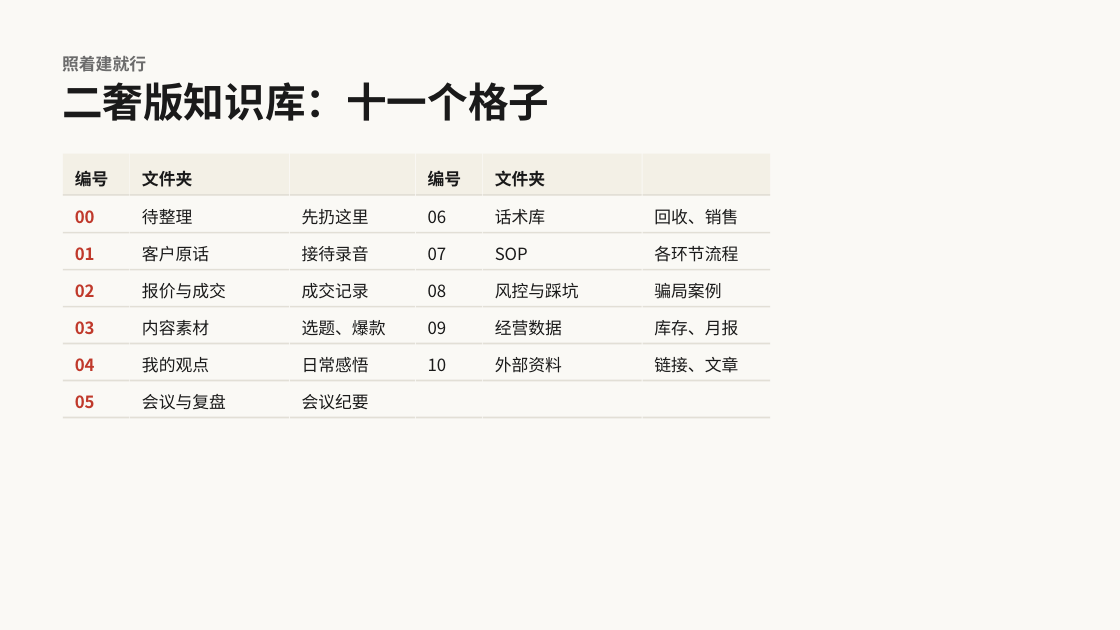
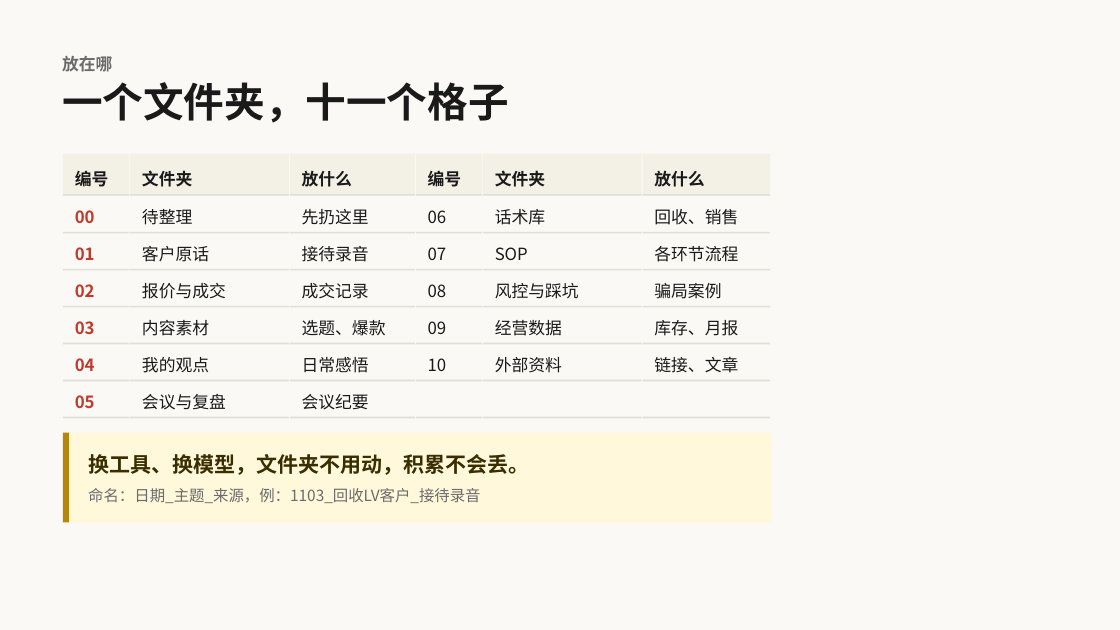
Before and after one commit to yayaaimengzhu-ops/plan, a slide deck: slide 15 of 11-04 先问对再让AI懂你-演示文稿·可编辑.pptx (slide 32 before the commit). Drawn at 1120x630 pixels with LibreOffice and Linux fonts; fonts in the diff are those of the drawing. Boxes give left, top, right and bottom in pixels: in the first picture for what was removed or moved away, otherwise in the second. Text is boxed around its words. In the diff, an @@ line names an element or a change of style, - is before the commit and + after.

```diff
--- a/11-04 先问对再让AI懂你-演示文稿·可编辑.pptx
+++ b/11-04 先问对再让AI懂你-演示文稿·可编辑.pptx
@@ text at (62, 56, 112, 72): text changed @@
-照着建就行
+放在哪
@@ text at (62, 82, 509, 123): text changed @@
-二奢版知识库：十一个格子
+一个文件夹，十一个格子
@@ text added at (302, 171, 352, 187), 14.4 pt, text #1A1A1A, bold @@
+放什么
@@ text added at (654, 171, 704, 187), 14.4 pt, text #1A1A1A, bold @@
+放什么
@@ rectangle added at (63, 433, 771, 523), fill #FFF8DB @@
@@ rectangle added at (63, 433, 69, 523), fill #B8860B @@
@@ text added at (88, 454, 529, 475), 18 pt, text #3A2D00, bold @@
+换工具、换模型，文件夹不用动，积累不会丢。
@@ text added at (88, 488, 480, 503), 13.2 pt, text #6B6B6B @@
+命名：日期_主题_来源，例：1103_回收LV客户_接待录音
```
Also in this commit, not shown: 16 other slides changed, 3 slides added, 28 slides removed, 1 other file.
